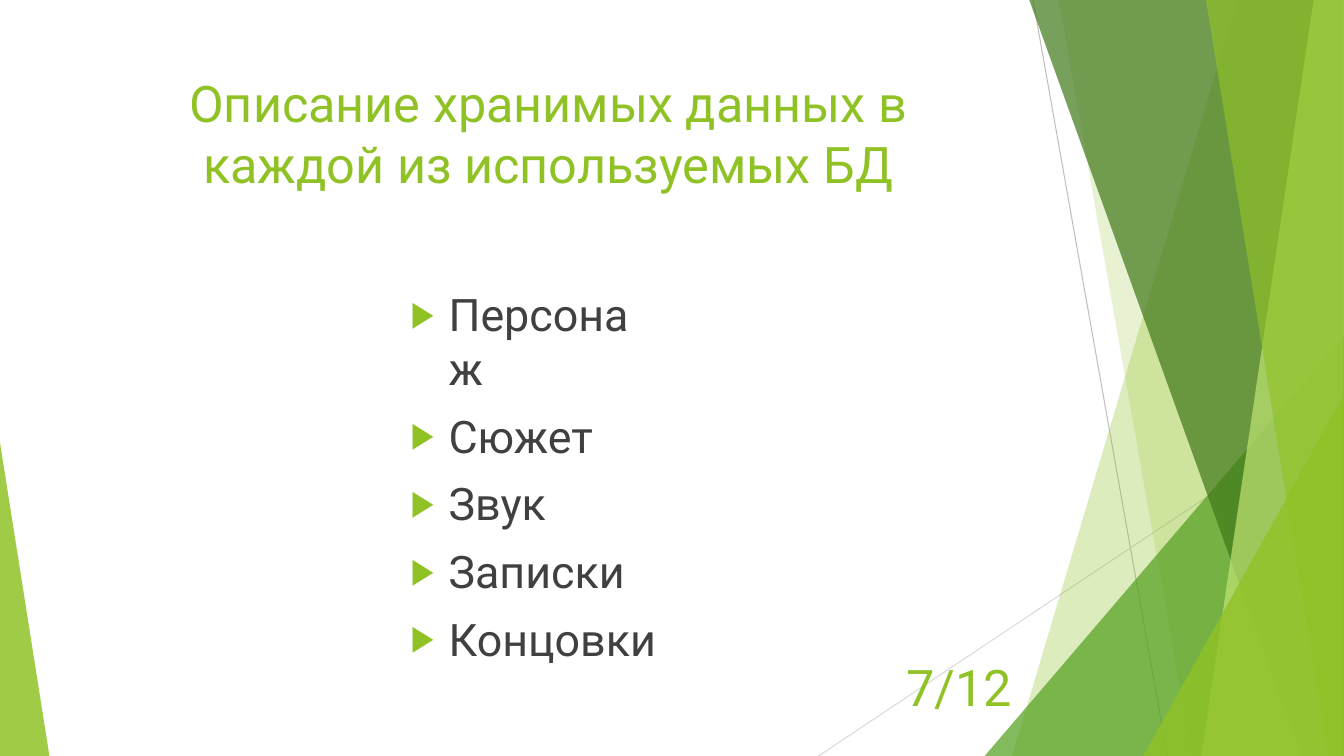
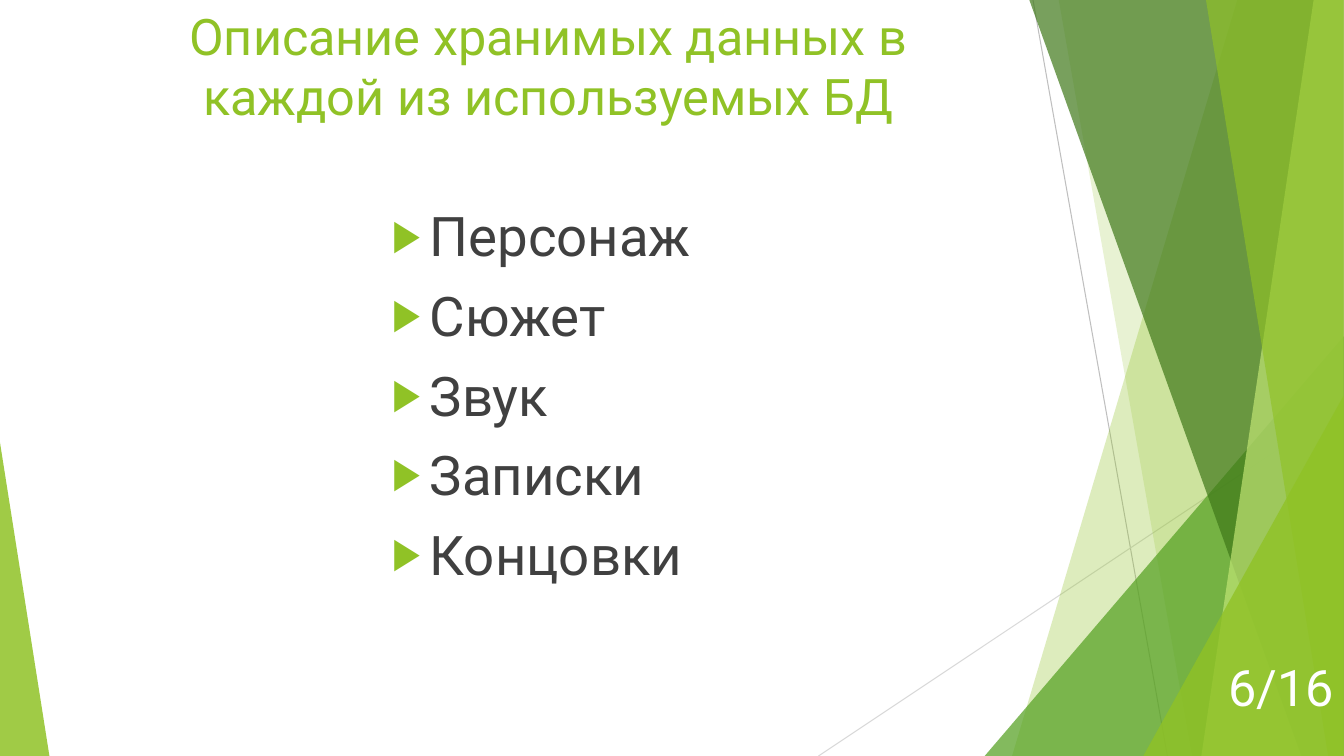
Before and after one commit to enitnel/mysterious-project, a slide deck: slide 6 of Dms coursework presentation.pptx (slide 7 before the commit). Drawn at 1344x756 pixels with LibreOffice and Linux fonts; fonts in the diff are those of the drawing. Boxes give left, top, right and bottom in pixels: in the first picture for what was removed or moved away, otherwise in the second. Text is boxed around its words. In the diff, an @@ line names an element or a change of style, - is before the commit and + after.

```diff
--- a/Dms coursework presentation.pptx
+++ b/Dms coursework presentation.pptx
@@ title "Описание хранимых данных в каждой ...": place and size @@
-title "Описание хранимых данных в каждой ..." at [189,85,907,194]
+title "Описание хранимых данных в каждой ..." at [189,18,907,126]
@@ text "Персонаж": place and size @@
-text "Персонаж" at [449,420,656,663]
+text "Персонаж" at [430,217,691,584]
@@ text "Персонаж" at [430,217,691,584]: size 32 to 39 pt @@
@@ page number removed at [906,669,1012,709] @@
-7/12
@@ page number added at [1228,670,1334,709], 36 pt, text #FFFFFF @@
+6/16
```
Also in this commit, not shown: 11 other slides changed, 4 slides added, 58 other files.
